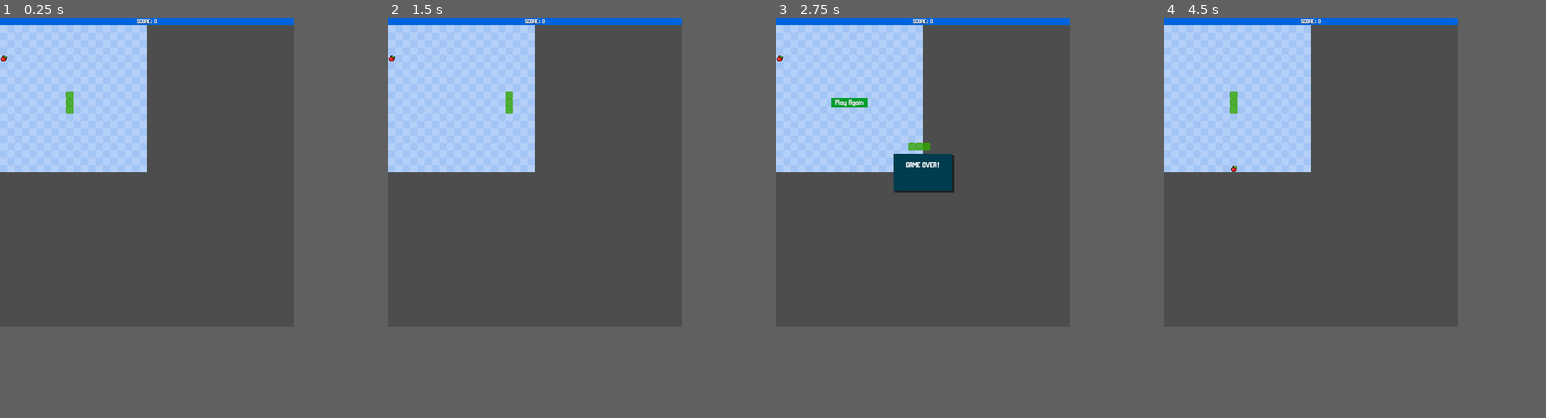
Above: before the commit, frames 1-4 (left to right).
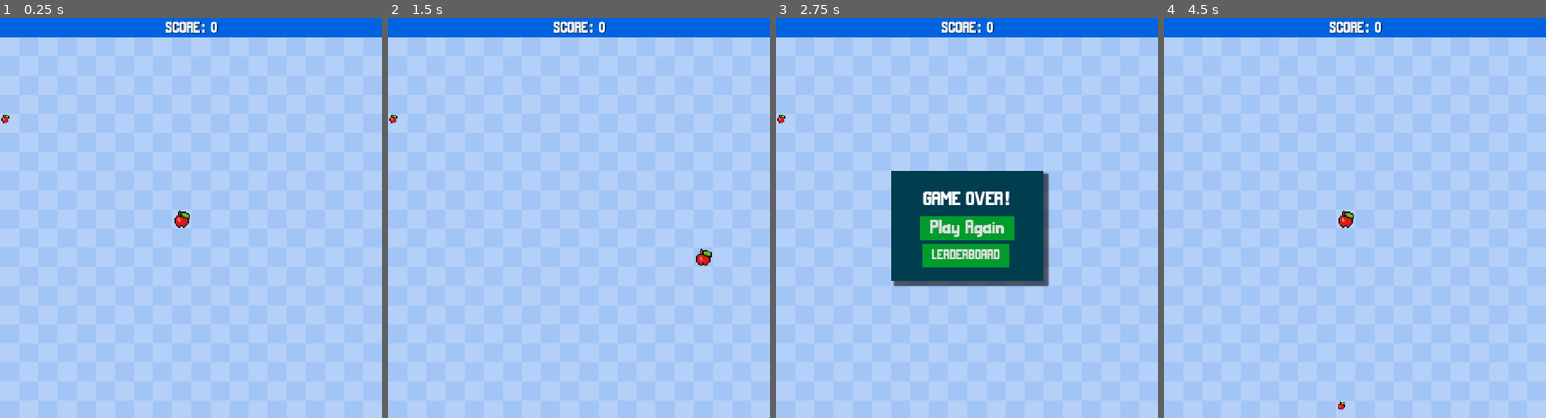
Above: after the commit, the same moments.

Repository: Magnaye16/snake_game-main
Game: Godot game, scene res://scenes/main.tscn
Two runs of this game, one before a commit and one after it. Both use one fixed random seed, a clock stepped at 60 frames per second and the inputs below.
Inputs (mouse positions are in pixels of both pictures, inside the frame that each line leads up to):
- Up to frame 1 (0.25 s): no input
- Up to frame 2 (1.5 s): tap Enter at 0.5 s; hold D (move_right) 0.53-1.28 s; hold S (move_down) from 1.28 s (still down)
- Up to frame 3 (2.75 s): release S (move_down) at 2.03 s; hold D (move_right) from 2.03 s (still down)
- Up to frame 4 (4.5 s): release D (move_right) at 2.75 s; click (1309, 202) at 2.75 s, where only the run after the commit has a clickable "LEADERBOARD"; click (1309, 202) at 3.5 s, where only the run after the commit has a clickable "BACK"; click "Play Again" at 4.25 s
In our replay, the window is 500x525 before the commit and 650x680 after it. These sizes can differ from the game's own. Grey fills any space a smaller window leaves; there, only what the larger window draws over its background counts as a difference.

The runs differ from the first frame. In frame 1, 47% of the frame differs, in the area x 0-100%, y 0-78%; in frame 2, 47%; in frame 3, 46%; in frame 4, 47%.

Commit message:
Leaderboard UI, Snake head/body

Diff:
--- a/project.godot
+++ b/project.godot
@@ -17,9 +17,9 @@
 
 [display]
 
-window/size/viewport_width=1000
-window/size/viewport_height=1050
-window/stretch/scale=0.5
+window/size/viewport_width=650
+window/size/viewport_height=680
+window/stretch/scale=0.65
 
 [dotnet]
 
@@ -30,20 +30,24 @@
 move_left={
 "deadzone": 0.5,
 "events": [Object(InputEventKey,"resource_local_to_scene":false,"resource_name":"","device":-1,"window_id":0,"alt_press …(191 unchanged characters)…
+, Object(InputEventKey,"resource_local_to_scene":false,"resource_name":"","device":-1,"window_id":0,"alt_pressed":false,"shift_pressed":false,"ctrl_pressed":false,"meta_pressed":false,"pressed":false,"keycode":0,"physical_keycode":4194319,"key_label":0,"unicode":0,"location":0,"echo":false,"script":null)
 ]
 }
 move_right={
 "deadzone": 0.5,
 "events": [Object(InputEventKey,"resource_local_to_scene":false,"resource_name":"","device":-1,"window_id":0,"alt_press …(192 unchanged characters)…
+, Object(InputEventKey,"resource_local_to_scene":false,"resource_name":"","device":-1,"window_id":0,"alt_pressed":false,"shift_pressed":false,"ctrl_pressed":false,"meta_pressed":false,"pressed":false,"keycode":0,"physical_keycode":4194321,"key_label":0,"unicode":0,"location":0,"echo":false,"script":null)
 ]
 }
 move_up={
 "deadzone": 0.5,
 "events": [Object(InputEventKey,"resource_local_to_scene":false,"resource_name":"","device":-1,"window_id":0,"alt_press …(192 unchanged characters)…
+, Object(InputEventKey,"resource_local_to_scene":false,"resource_name":"","device":-1,"window_id":0,"alt_pressed":false,"shift_pressed":false,"ctrl_pressed":false,"meta_pressed":false,"pressed":false,"keycode":0,"physical_keycode":4194320,"key_label":0,"unicode":0,"location":0,"echo":false,"script":null)
 ]
 }
 move_down={
 "deadzone": 0.5,
 "events": [Object(InputEventKey,"resource_local_to_scene":false,"resource_name":"","device":-1,"window_id":0,"alt_press …(192 unchanged characters)…
+, Object(InputEventKey,"resource_local_to_scene":false,"resource_name":"","device":-1,"window_id":0,"alt_pressed":false,"shift_pressed":false,"ctrl_pressed":false,"meta_pressed":false,"pressed":false,"keycode":0,"physical_keycode":4194322,"key_label":0,"unicode":0,"location":0,"echo":false,"script":null)
 ]
 }
--- a/scenes/game_over_menu.gd
+++ b/scenes/game_over_menu.gd
@@ -2,5 +2,17 @@
 
 signal restart
 
+
+@onready var game_over_panel = $GameOverPanel
+@onready var leaderboard_panel = $LeaderBoardPanel
+
 func _on_restart_button_pressed():
 	restart.emit()
+
+func _on_leaderboard_button_pressed():
+	game_over_panel.hide()
+	leaderboard_panel.show()
+
+func _on_backmenu_button_pressed():
+	leaderboard_panel.hide()
+	game_over_panel.show()
--- a/scenes/game_over_menu.tscn
+++ b/scenes/game_over_menu.tscn
@@ -1,21 +1,33 @@
-[gd_scene load_steps=7 format=3 uid="uid://cad25ojl47q8"]
+[gd_scene load_steps=11 format=3 uid="uid://cad25ojl47q8"]
 
-[ext_resource type="FontFile" uid="uid://ctijp6avftrtc" path="res://assets/MaldiniBold.ttf" id="1_4cjqx"]
-[ext_resource type="Script" path="res://scenes/game_over_menu.gd" id="1_k7vgk"]
+[ext_resource type="FontFile" uid="uid://r5ttqaxnuvgk" path="res://assets/MaldiniBold.ttf" id="1_4cjqx"]
+[ext_resource type="Script" uid="uid://chnh885uoq1bu" path="res://scenes/game_over_menu.gd" id="1_k7vgk"]
 
 [sub_resource type="StyleBoxFlat" id="StyleBoxFlat_hy06m"]
 bg_color = Color(0, 0.239216, 0.305882, 1)
 shadow_size = 5
 shadow_offset = Vector2(10, 10)
 
-[sub_resource type="StyleBoxFlat" id="StyleBoxFlat_8be6j"]
-bg_color = Color(0, 0.611765, 0.172549, 1)
-
 [sub_resource type="StyleBoxFlat" id="StyleBoxFlat_l65v3"]
 bg_color = Color(0, 0.737255, 0.168627, 1)
 
 [sub_resource type="StyleBoxFlat" id="StyleBoxFlat_u4ktg"]
 bg_color = Color(0, 0.572549, 0.631373, 1)
+
+[sub_resource type="StyleBoxFlat" id="StyleBoxFlat_8be6j"]
+bg_color = Color(0, 0.611765, 0.172549, 1)
+
+[sub_resource type="StyleBoxFlat" id="StyleBoxFlat_cwb3k"]
+bg_color = Color(0, 0.239216, 0.305882, 1)
+
+[sub_resource type="StyleBoxFlat" id="StyleBoxFlat_ccgoi"]
+bg_color = Color(0, 0.737255, 0.168627, 1)
+
+[sub_resource type="StyleBoxFlat" id="StyleBoxFlat_81acl"]
+bg_color = Color(0, 0.572549, 0.631373, 1)
+
+[sub_resource type="StyleBoxFlat" id="StyleBoxFlat_7u104"]
+bg_color = Color(0, 0.611765, 0.172549, 1)
 
 [node name="GameOverMenu" type="CanvasLayer"]
 script = ExtResource("1_k7vgk")
@@ -29,21 +41,49 @@
 offset_left = -200.0
 offset_top = -125.0
 offset_right = 200.0
-offset_bottom = 125.0
+offset_bottom = 165.0
 grow_horizontal = 2
 grow_vertical = 2
 theme_override_styles/panel = SubResource("StyleBoxFlat_hy06m")
 
-[node name="ResultLabel" type="Label" parent="."]
+[node name="RestartButton" type="Button" parent="GameOverPanel"]
+layout_mode = 0
+offset_left = 75.0
+offset_top = 120.0
+offset_right = 325.0
+offset_bottom = 183.0
+theme_override_fonts/font = ExtResource("1_4cjqx")
+theme_override_font_sizes/font_size = 50
+theme_override_styles/hover = SubResource("StyleBoxFlat_l65v3")
+theme_override_styles/pressed = SubResource("StyleBoxFlat_u4ktg")
+theme_override_styles/normal = SubResource("StyleBoxFlat_8be6j")
+text = "Play Again"
+
+[node name="LeaderboardButton" type="Button" parent="GameOverPanel"]
+layout_mode = 0
+offset_left = 84.0
+offset_top = 192.0
+offset_right = 310.0
+offset_bottom = 253.0
+theme_override_fonts/font = ExtResource("1_4cjqx")
+theme_override_font_sizes/font_size = 36
+theme_override_styles/hover = SubResource("StyleBoxFlat_l65v3")
+theme_override_styles/pressed = SubResource("StyleBoxFlat_u4ktg")
+theme_override_styles/normal = SubResource("StyleBoxFlat_8be6j")
+text = "LEADERBOARD
+"
+
+[node name="ResultLabel" type="Label" parent="GameOverPanel"]
+layout_mode = 1
 anchors_preset = 8
 anchor_left = 0.5
 anchor_top = 0.5
 anchor_right = 0.5
 anchor_bottom = 0.5
 offset_left = -133.5
-offset_top = -86.0
+offset_top = -106.0
 offset_right = 133.5
-offset_bottom = -16.0
+offset_bottom = -36.0
 grow_horizontal = 2
 grow_vertical = 2
 theme_override_fonts/font = ExtResource("1_4cjqx")
@@ -52,16 +92,59 @@
 horizontal_alignment = 1
 vertical_alignment = 1
 
-[node name="RestartButton" type="Button" parent="."]
-offset_left = 375.0
-offset_top = 545.0
-offset_right = 625.0
-offset_bottom = 608.0
+[node name="LeaderBoardPanel" type="Panel" parent="."]
+visible = false
+anchors_preset = -1
+anchor_left = 0.5
+anchor_top = 0.054
+anchor_right = 0.5
+anchor_bottom = 0.054
+offset_left = -205.0
+offset_top = 74.28
+offset_right = 220.0
+offset_bottom = 621.28
+grow_horizontal = 2
+theme_override_styles/panel = SubResource("StyleBoxFlat_cwb3k")
+
+[node name="Panel" type="Panel" parent="LeaderBoardPanel"]
+layout_mode = 0
+offset_left = 62.0
+offset_top = 101.0
+offset_right = 355.0
+offset_bottom = 429.0
+
+[node name="BackMenuButton" type="Button" parent="LeaderBoardPanel"]
+offset_left = 79.0
+offset_top = 462.0
+offset_right = 320.0
+offset_bottom = 514.0
+theme_override_fonts/font = ExtResource("1_4cjqx")
+theme_override_font_sizes/font_size = 36
+theme_override_styles/hover = SubResource("StyleBoxFlat_ccgoi")
+theme_override_styles/pressed = SubResource("StyleBoxFlat_81acl")
+theme_override_styles/normal = SubResource("StyleBoxFlat_7u104")
+text = "BACK
+"
+
+[node name="ResultLabel" type="Label" parent="LeaderBoardPanel"]
+layout_mode = 1
+anchors_preset = 8
+anchor_left = 0.5
+anchor_top = 0.5
+anchor_right = 0.5
+anchor_bottom = 0.5
+offset_left = -140.5
+offset_top = -265.5
+offset_right = 126.5
+offset_bottom = -195.5
+grow_horizontal = 2
+grow_vertical = 2
 theme_override_fonts/font = ExtResource("1_4cjqx")
 theme_override_font_sizes/font_size = 50
-theme_override_styles/normal = SubResource("StyleBoxFlat_8be6j")
-theme_override_styles/hover = SubResource("StyleBoxFlat_l65v3")
-theme_override_styles/pressed = SubResource("StyleBoxFlat_u4ktg")
-text = "Play Again"
+text = "LEADERBOARD"
+horizontal_alignment = 1
+vertical_alignment = 1
 
-[connection signal="pressed" from="RestartButton" to="." method="_on_restart_button_pressed"]
+[connection signal="pressed" from="GameOverPanel/RestartButton" to="." method="_on_restart_button_pressed"]
+[connection signal="pressed" from="GameOverPanel/LeaderboardButton" to="." method="_on_leaderboard_button_pressed"]
+[connection signal="pressed" from="LeaderBoardPanel/BackMenuButton" to="." method="_on_backmenu_button_pressed"]
--- a/scenes/main.gd
+++ b/scenes/main.gd
@@ -1,6 +1,10 @@
 extends Node
 
-@export var snake_scene : PackedScene
+#@export var snake_scene : PackedScene
+
+@export var snake_head : PackedScene
+@export var snake_segment : PackedScene
+
 
 #game variables
 var score : int
@@ -47,16 +51,23 @@
 	old_data.clear()
 	snake_data.clear()
 	snake.clear()
+
+	# Add head
+	add_segment(start_pos, true)
 	#starting with the start_pos, create tail segments vertically down
-	for i in range(3):
-		add_segment(start_pos + Vector2(0, i))
+	#for i in range(1):
+		#add_segment(start_pos + Vector2(0, i))
 
-func add_segment(pos):
+func add_segment(pos: Vector2, is_head: bool = false):
 	snake_data.append(pos)
-	var SnakeSegment = snake_scene.instantiate()
-	SnakeSegment.position = (pos * cell_size) + Vector2(0, cell_size)
-	add_child(SnakeSegment)
-	snake.append(SnakeSegment)
+	var segment
+	if is_head:
+		segment = snake_head.instantiate()
+	else:
+		segment = snake_segment.instantiate()
+	segment.position = (pos * cell_size) + Vector2(0, cell_size)
+	add_child(segment)
+	snake.append(segment)
 
 # Called every frame. 'delta' is the elapsed time since the previous frame.
 func _process(delta):
--- a/scenes/main.tscn
+++ b/scenes/main.tscn
@@ -1,15 +1,17 @@
-[gd_scene load_steps=7 format=3 uid="uid://esywf0ii8i6u"]
+[gd_scene load_steps=8 format=3 uid="uid://esywf0ii8i6u"]
 
 [ext_resource type="Script" uid="uid://bvtlfkeakvp15" path="res://scenes/main.gd" id="1_fmw02"]
 [ext_resource type="Texture2D" uid="uid://bj2ambwei5ogi" path="res://assets/bg.png" id="2_fps3c"]
 [ext_resource type="PackedScene" uid="uid://beaa828xfn3nx" path="res://scenes/snake_segment.tscn" id="2_io2sj"]
+[ext_resource type="PackedScene" uid="uid://mv0qkpiwooyr" path="res://scenes/snake_head.tscn" id="3_o6xl0"]
 [ext_resource type="PackedScene" uid="uid://tmcq5gpw66gu" path="res://scenes/hud.tscn" id="3_s77pf"]
 [ext_resource type="Texture2D" uid="uid://dxyvfago0gd5f" path="res://assets/apple.png" id="5_sxedt"]
 [ext_resource type="PackedScene" uid="uid://cad25ojl47q8" path="res://scenes/game_over_menu.tscn" id="6_xkat8"]
 
 [node name="Main" type="Node"]
 script = ExtResource("1_fmw02")
-snake_scene = ExtResource("2_io2sj")
+snake_head = ExtResource("3_o6xl0")
+snake_segment = ExtResource("2_io2sj")
 
 [node name="Background" type="Sprite2D" parent="."]
 position = Vector2(500, 550)
@@ -21,11 +23,18 @@
 wait_time = 0.1
 
 [node name="Food" type="Sprite2D" parent="."]
+position = Vector2(12.5, 12.5)
+scale = Vector2(0.5, 0.5)
 texture = ExtResource("5_sxedt")
 offset = Vector2(25, 25)
 
 [node name="GameOverMenu" parent="." instance=ExtResource("6_xkat8")]
 process_mode = 2
 
+[node name="Panel" type="Panel" parent="."]
+visible = false
+offset_right = 50.0
+offset_bottom = 50.0
+
 [connection signal="timeout" from="MoveTimer" to="." method="_on_move_timer_timeout"]
 [connection signal="restart" from="GameOverMenu" to="." method="_on_game_over_menu_restart"]
--- /dev/null
+++ b/scenes/snake_head.tscn
@@ -0,0 +1,15 @@
+[gd_scene load_steps=2 format=3 uid="uid://mv0qkpiwooyr"]
+
+[ext_resource type="Texture2D" uid="uid://dxyvfago0gd5f" path="res://assets/apple.png" id="1_iusa3"]
+
+[node name="SnakeHead" type="Node2D"]
+
+[node name="Panel" type="Panel" parent="."]
+visible = false
+offset_right = 50.0
+offset_bottom = 50.0
+
+[node name="Sprite2D" type="Sprite2D" parent="."]
+position = Vector2(24.5, 25)
+scale = Vector2(0.98, 1)
+texture = ExtResource("1_iusa3")
--- a/scenes/snake_segment.tscn
+++ b/scenes/snake_segment.tscn
@@ -1,12 +1,12 @@
-[gd_scene load_steps=2 format=3 uid="uid://beaa828xfn3nx"]
+[gd_scene load_steps=3 format=3 uid="uid://beaa828xfn3nx"]
+
+[ext_resource type="Texture2D" uid="uid://db6aopjmw0l0p" path="res://assets/icons8-caliper-100.png" id="1_1sg3p"]
 
 [sub_resource type="StyleBoxFlat" id="StyleBoxFlat_mb3th"]
-bg_color = Color(0.192157, 0.654902, 0, 0.784314)
 border_width_left = 1
 border_width_top = 1
 border_width_right = 1
 border_width_bottom = 1
-border_color = Color(0.270588, 0.580392, 0, 1)
 corner_radius_top_left = 5
 corner_radius_top_right = 5
 corner_radius_bottom_right = 5
@@ -16,3 +16,8 @@
 offset_right = 50.0
 offset_bottom = 50.0
 theme_override_styles/panel = SubResource("StyleBoxFlat_mb3th")
+
+[node name="SnakeSegment" type="Sprite2D" parent="."]
+position = Vector2(24.5, 24.5)
+scale = Vector2(0.49, 0.49)
+texture = ExtResource("1_1sg3p")
Binary file added: assets/icons8-caliper-100.png
Not shown, added: assets/icons8-caliper-100.png.import
